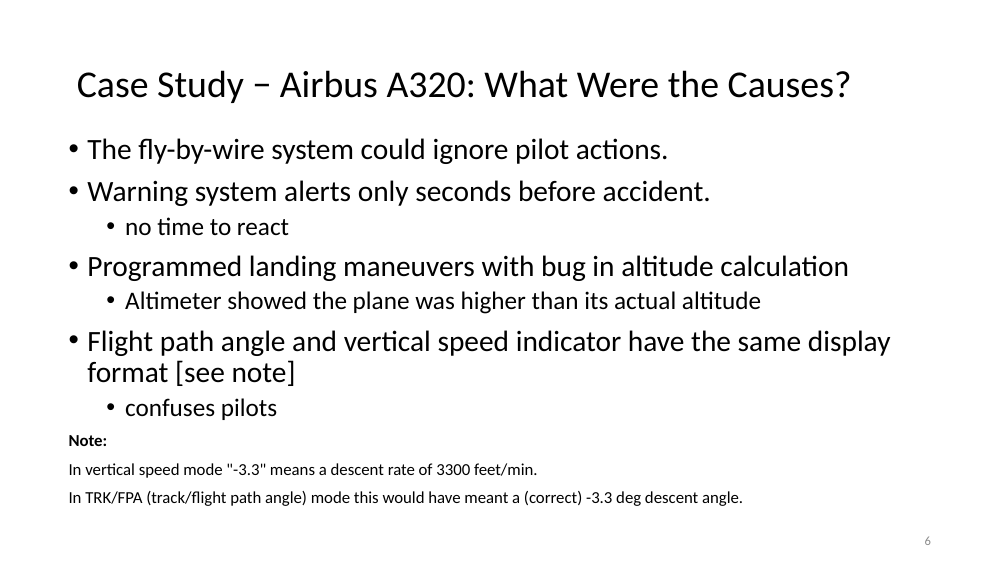
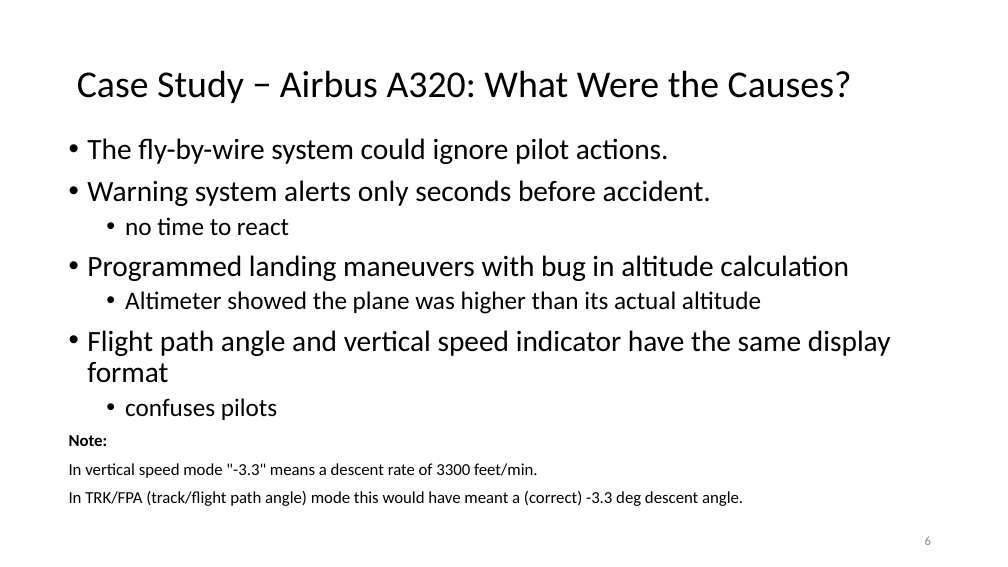
Before and after one commit to malenezi/malenezi, a slide deck: slide 6 of SE401/Lectures/7-White Box Testing/White Box Testing.pptx. Drawn at 1008x567 pixels with LibreOffice and Linux fonts; fonts in the diff are those of the drawing. Boxes give left, top, right and bottom in pixels: in the first picture for what was removed or moved away, otherwise in the second. Text is boxed around its words. In the diff, an @@ line names an element or a change of style, - is before the commit and + after.

```diff
--- a/SE401/Lectures/7-White Box Testing/White Box Testing.pptx
+++ b/SE401/Lectures/7-White Box Testing/White Box Testing.pptx
@@ text at bbox=[87, 330, 891, 383]: text changed @@
-• Flight path angle and vertical speed indicator have the same display format [see note]
+• Flight path angle and vertical speed indicator have the same display format
```
Also in this commit, not shown: 1 other slide changed, 1 other file.
